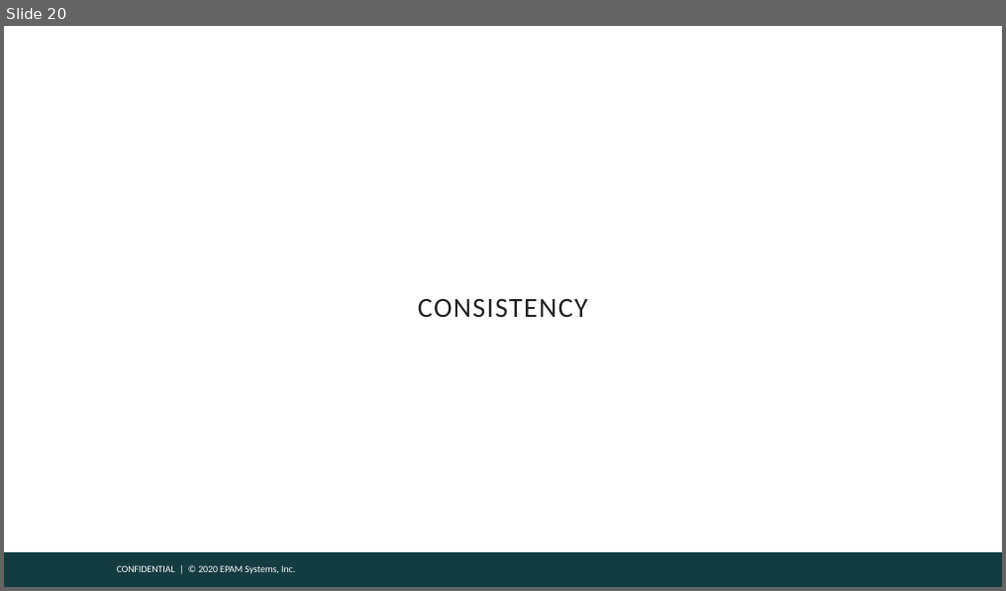
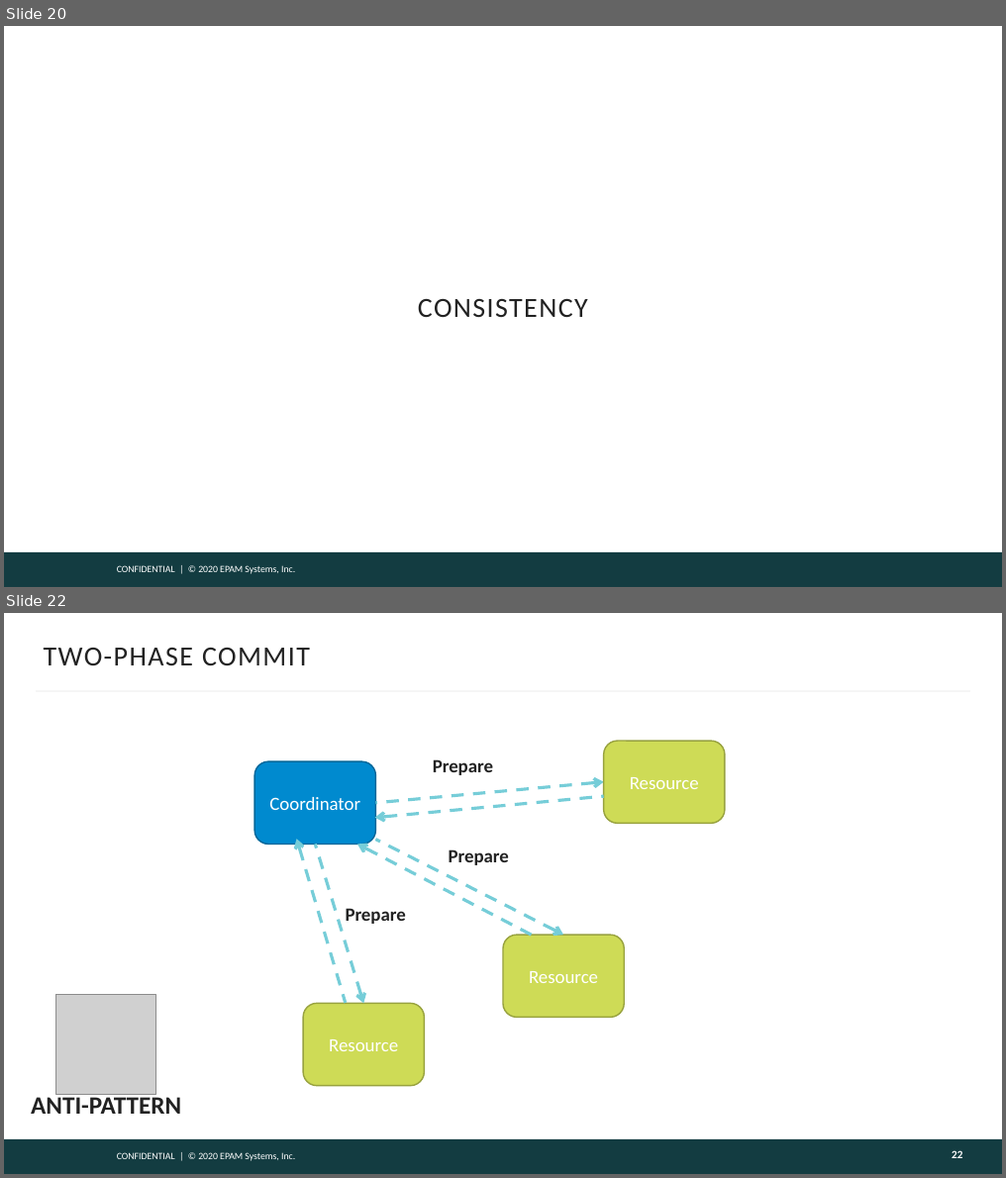
Before and after one commit to gitaroktato/introduction-to-microservices, a slide deck: lecture_3_microservice_patterns.pptx. Shown one above the other, each under a label of ours: slide 20 before the commit, slides 20 and 22 after it; the slides between them are not shown. The pictures are 1006x591 and 1006x1178 pixels, drawn with LibreOffice and Linux fonts; fonts in the diff are those of the drawing; grey boxes stand for pictures; background and template pictures are left out. Boxes give left, top, right and bottom in pixels: in the first picture for what was removed or moved away, otherwise in the second. Text is boxed around its words. In the diff, an @@ line names an element or a change of style, - is before the commit and + after.

Commit message:
Added patterns

```diff
--- a/lecture_3_microservice_patterns.pptx
+++ b/lecture_3_microservice_patterns.pptx
@@ slide 22 added at <box>4,613,1002,1174</box>, background #FFFFFF; not listed: 2 template elements that a slide beside it also shows @@
@@ title added at <box>44,648,310,665</box>, 20 pt, text #222222 @@
+TWO-PHASE COMMIT
@@ line added from (36, 691) to (970, 691), #F5F5F5 1.5 pt @@
@@ text added at <box>433,760,493,775</box>, 13.5 pt, text #222222, bold @@
+Prepare
@@ rounded rectangle added at <box>604,741,725,824</box>, fill #CEDB56, outline #98A240 1 pt, 13.5 pt, text #FFFFFF @@
+Resource
@@ rounded rectangle added at <box>254,761,375,845</box>, fill #008ACF, outline #006699 1 pt, 13.5 pt, text #FFFFFF @@
+Coordinator
@@ arrow added from (375, 803) to (604, 781), #76CDD8 2.25 pt dashed @@
@@ arrow added from (604, 796) to (375, 818), #76CDD8 2.25 pt dashed @@
@@ arrow added from (346, 1003) to (296, 839), #76CDD8 2.25 pt dashed @@
@@ arrow added from (315, 845) to (363, 1003), #76CDD8 2.25 pt dashed @@
@@ arrow added from (531, 936) to (357, 845), #76CDD8 2.25 pt dashed @@
@@ arrow added from (375, 840) to (563, 936), #76CDD8 2.25 pt dashed @@
@@ text added at <box>449,850,509,865</box>, 13.5 pt, text #222222, bold @@
+Prepare
@@ text added at <box>346,908,406,924</box>, 13.5 pt, text #222222, bold @@
+Prepare
@@ rounded rectangle added at <box>503,936,624,1018</box>, fill #CEDB56, outline #98A240 1 pt, 13.5 pt, text #FFFFFF @@
+Resource
@@ picture added at <box>55,995,155,1095</box> @@
@@ rounded rectangle added at <box>303,1003,424,1086</box>, fill #CEDB56, outline #98A240 1 pt, 13.5 pt, text #FFFFFF @@
+Resource
@@ text added at <box>31,1094,181,1114</box>, 18 pt, text #222222, bold @@
+ANTI-PATTERN
@@ page number added at <box>951,1151,962,1158</box>, 8 pt, text #FEFEFE, bold @@
+22
```
Also in this commit, not shown: 8 other slides added.
